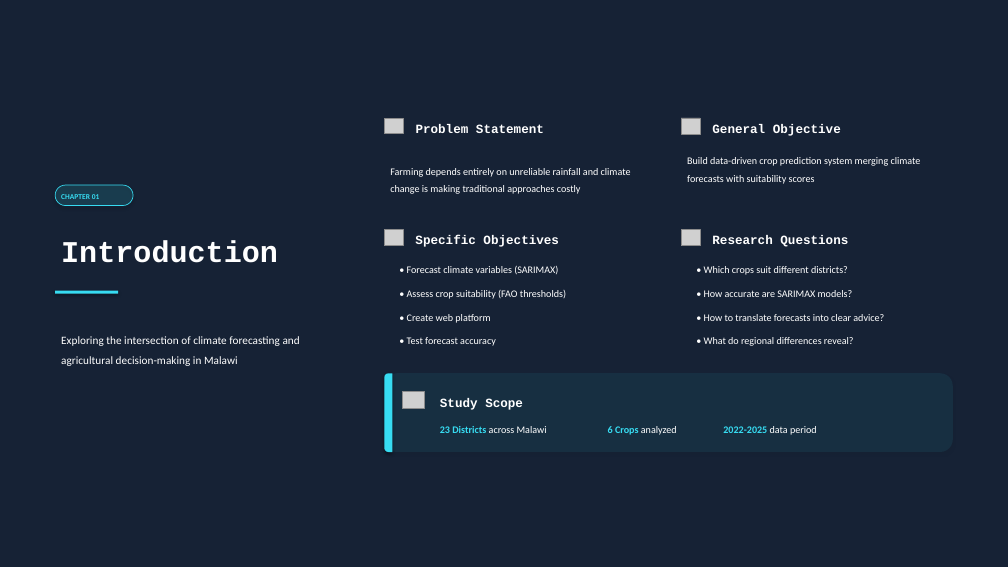
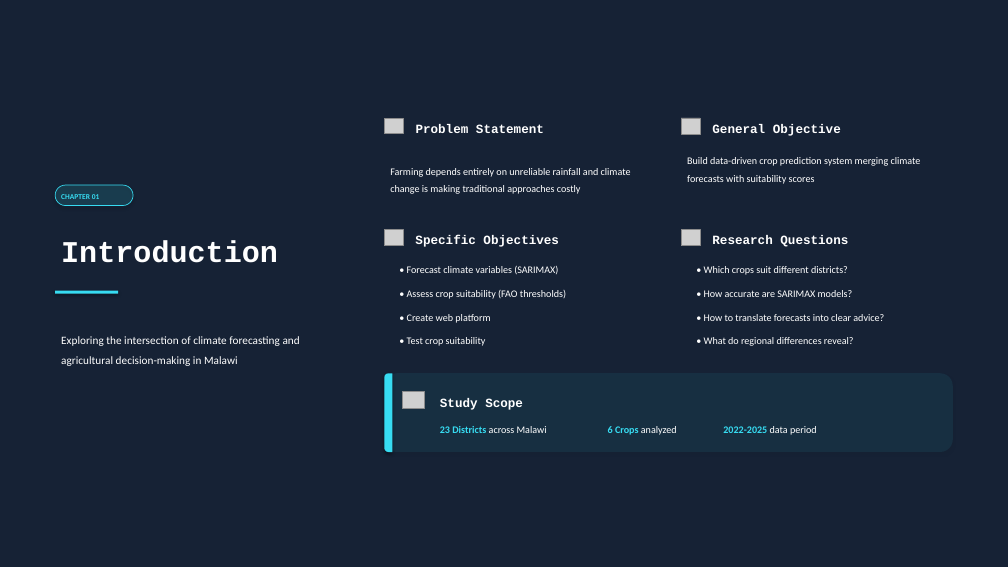
Before and after one commit to QazGeo/Crop_Prediction_System_With_Time_Series, a slide deck: slide 3 of PowerPoint/Crop Prediction Using Climate Forecasting.pptx. Drawn at 1008x567 pixels with LibreOffice and Linux fonts; fonts in the diff are those of the drawing; grey boxes stand for pictures. Boxes give left, top, right and bottom in pixels: in the first picture for what was removed or moved away, otherwise in the second. Text is boxed around its words. In the diff, an @@ line names an element or a change of style, - is before the commit and + after.

```diff
--- a/PowerPoint/Crop Prediction Using Climate Forecasting.pptx
+++ b/PowerPoint/Crop Prediction Using Climate Forecasting.pptx
@@ text at bbox=[407, 337, 486, 346]: text changed @@
-• Test forecast accuracy
+• Test crop suitability
```
Also in this commit, not shown: 1 other slide changed, 2 other files.
